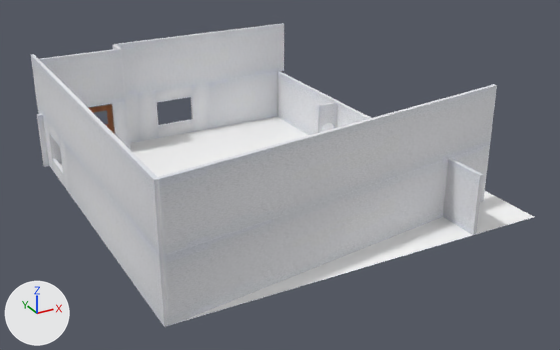
The Blender file Assets/pecera.blend as it was, and as the next commit left it.
Rendered twice from a 50 mm lens placed at (-23.2, -43.6, 22.4), pointed at (0.1, -1.4, 1.3). The lights are fixed; the arrows at lower left show +X, +Y and +Z. The first picture is the older version.
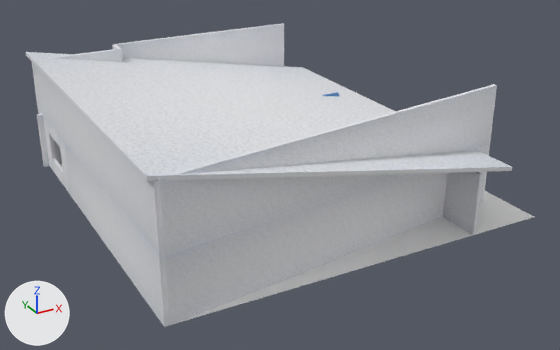
What differs and where, as boxes (x1, y1, x2, y2) in the pictures (560 x 350 px):
```json
{"object": "techo", "change": "shown", "after": [26, 52, 512, 181]}
{"object": "Cube__3_.001", "change": "recoloured, rescaled", "before": [316, 102, 338, 133], "after": [322, 92, 339, 97], "on screen": "mostly hidden afterwards"}
{"object": "Cube__4_", "change": "unchanged, covered by the edit", "before": [37, 49, 125, 107], "after": [50, 49, 122, 62]}
{"object": "Cube__8_", "change": "unchanged, covered by the edit", "before": [208, 72, 278, 129]}
{"object": "Cube__5__2", "change": "unchanged, covered by the edit", "before": [138, 91, 159, 141]}
{"object": "Cube__2__2", "change": "unchanged, covered by the edit", "before": [191, 83, 210, 132]}
```

The change, as JSON lines over the scene's bpy script:
```json
{"op": "add", "block": "mat_columnaceleste", "code": ["mat_columnaceleste = principled_material('ColumnaCeleste')", "mat_columnaceleste.base_color = (0.0746, 0.241, 0.537)  # blue #4d87c2"]}
{"block": "me_scene_004", "where": "me_scene_004.from_pydata(...)  # 8 vertices, 12 faces; spans x -50.0..50.0, y -50.0..50.0, z -50.0..50.0"}
{"op": "remove", "block": "me_scene_004", "code": "me_scene_004.materials.append(mat_texturapared_001)  # picture img_placasclasic_jpg_001"}
{"op": "add", "block": "me_scene_004", "code": "me_scene_004.materials.append(mat_columnaceleste)  # blue #4d87c2"}
{"op": "remove", "block": "ob_techo", "code": "ob_techo.hide_set(True)"}
{"op": "set", "path": "ob_cube__3__001.scale", "old": "(0.0025, 0.04, 0.0176)", "new": "(0.0025, 0.0545, 0.0176)"}
```
